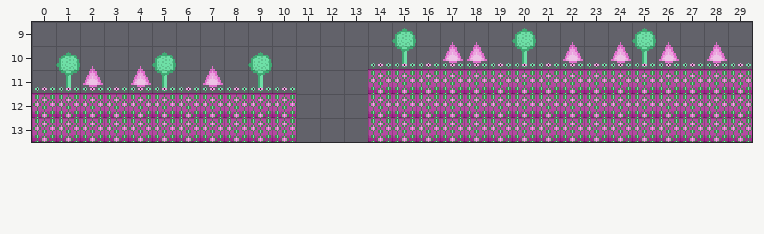
Level history. Tiled map: map/level1.tmx. Above: the version before the commit.
Cells are 16x16 px. Shown: x 0..29, y 9..13.
After the commit:
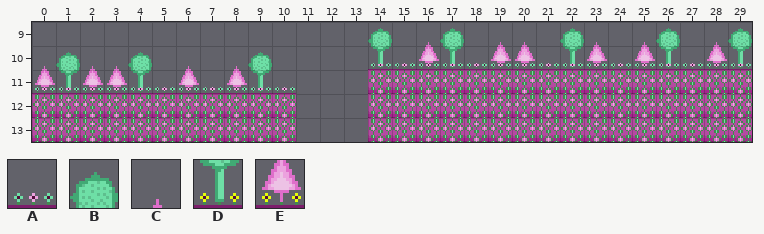
Key: from "main": A 0, B 12, C 14, D 22, E 24.
_ is an empty cell.
Tiles of an added or newly shown layer are drawn over the layers below it.
Changes in this commit:
Layer "Background" (removed):
y 9: x 15 B -> _; x 17 C -> _; x 20 B -> _; x 22 C -> _; x 25..26 BC -> __
y 10: x 4..5 CB -> __; x 15 D -> _; x 17..18 EE -> __; x 20 D -> _; x 22 E -> _; x 24..26 EDE -> ___
y 11: x 4..5 ED -> __; x 7 E -> _
Layer "Grass" (removed):
y 10: x 14..20 AAAAAAA -> _______; x 22..26 AAAAA -> _____; x 29 A -> _
y 11: x 0 A -> _; x 3..8 AAAAAA -> ______
Layer "brc-trees" (added):
y 9: x 14 _ -> B; x 17 _ -> B; x 20 _ -> C; x 22 _ -> B; x 25..26 __ -> CB; x 29 _ -> B
y 10: x 4 _ -> B; x 14 _ -> D; x 16..17 __ -> ED; x 19..20 __ -> EE; x 22..23 __ -> DE; x 25..26 __ -> ED; x 29 _ -> D
y 11: x 0 _ -> E; x 3..4 __ -> ED; x 6 _ -> E; x 8 _ -> E
Layer "for-grass" (added):
y 10: x 14..20 _______ -> AAAAAAA; x 22..26 _____ -> AAAAA; x 29 _ -> A
y 11: x 0 _ -> A; x 3..8 ______ -> AAAAAA
Pixel boxes of the changes (left, top, right, bottom) in both pictures:
changed: (368, 28, 536, 67)
changed: (560, 28, 680, 67)
changed: (728, 28, 752, 67)
changed: (107, 52, 247, 91)
changed: (35, 70, 55, 87)
